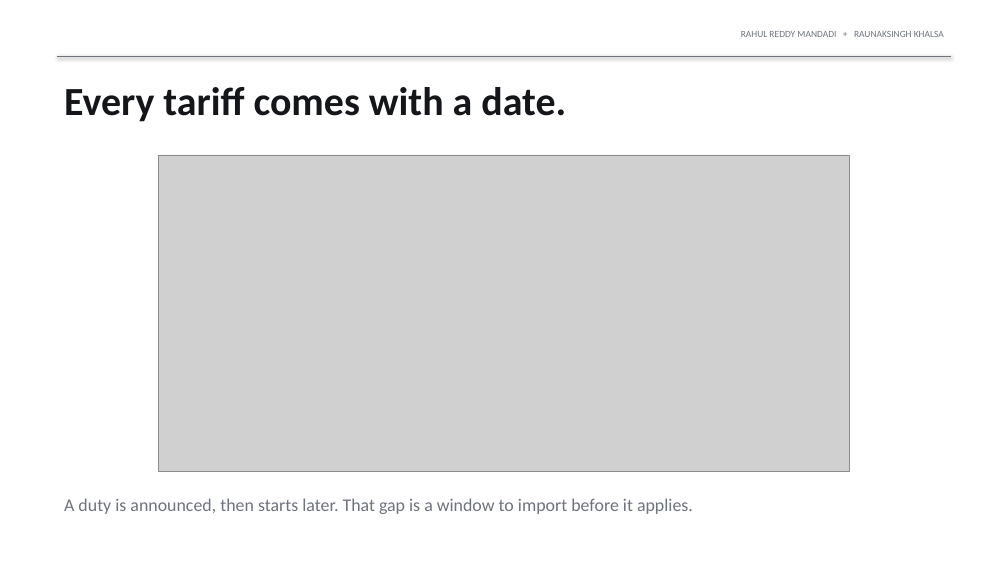
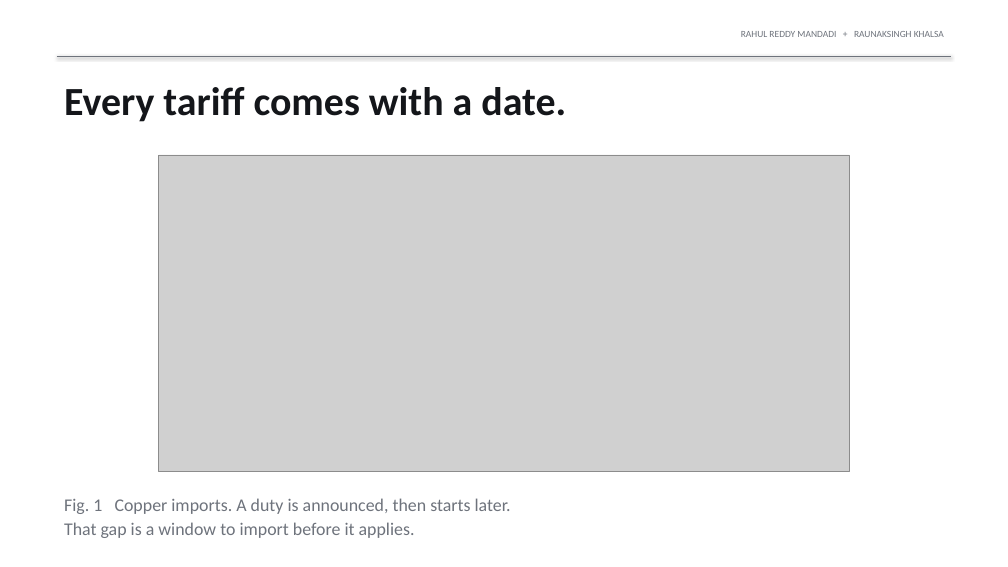
Before and after one commit to rahul-mandadi/tariff-rush, a slide deck: slide 2 of slides/Mandadi_Khalsa_Presentation1.pptx. Drawn at 1008x567 pixels with LibreOffice and Linux fonts; fonts in the diff are those of the drawing; grey boxes stand for pictures. Boxes give left, top, right and bottom in pixels: in the first picture for what was removed or moved away, otherwise in the second. Text is boxed around its words. In the diff, an @@ line names an element or a change of style, - is before the commit and + after.

```diff
--- a/slides/Mandadi_Khalsa_Presentation1.pptx
+++ b/slides/Mandadi_Khalsa_Presentation1.pptx
@@ text at <box>64,498,511,538</box>: text changed @@
-A duty is announced, then starts later. That gap is a window to import before it applies.
+Fig. 1 Copper imports. A duty is announced, then starts later.
+That gap is a window to import before it applies.
```
Also in this commit, not shown: 7 other slides changed, 1 other file.
